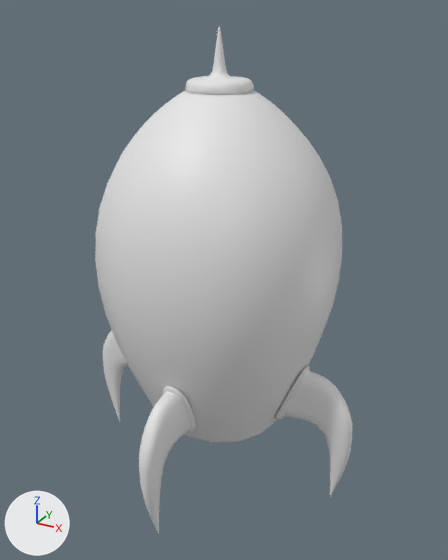
One commit to the Blender file BLENDER/Rocket.blend: the scene before it, then after it.
One viewpoint serves both versions: a camera (50 mm lens) standing at (3.19, -5.71, 2.64) and looking at (0.06, -0.02, -0.21). The lights are fixed; the arrows at lower left show +X, +Y and +Z.
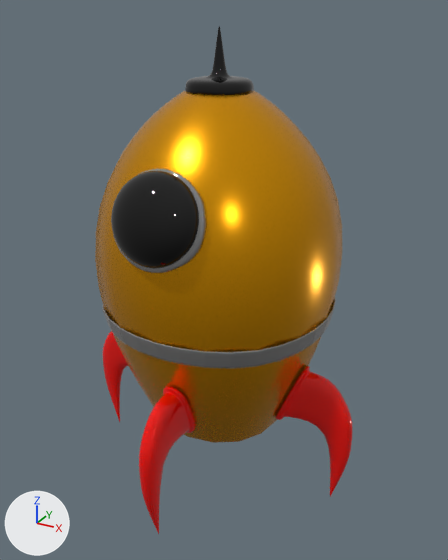
Commit message: done with shiny rocket :)

Where the change shows, as pixel boxes (x1, y1, x2, y2) in the pictures (448 x 560 px):
'Cube', recoloured, surface changed: (95, 91, 342, 443) in both
'Sphere', added (black): after (111, 171, 199, 269)
'Cube.004', recoloured (grey to red): (275, 366, 353, 496) in both
'Cube.002', recoloured (grey to red): (139, 386, 196, 534) in both
'Circle.001', added: after (102, 298, 336, 368)
'Cube.001', recoloured, surface changed (white to black): (185, 26, 254, 95) in both
'Cube.005', recoloured (grey to red): (103, 330, 128, 422) in both
'Circle', added: after (113, 169, 206, 273)

Edits to the bpy script that builds the scene:
```text
Change mat_material:
    mat_material.base_color: (0.8, 0.8, 0.8) -> (0.804, 0.348, 0.0)  # white #e7e7e7 -> orange #e89f00
    mat_material.roughness: 0.5 -> 0.255
    mat_material.metallic: 0.0 -> 0.8
Add mat_material_003:
    mat_material_003 = principled_material('Material.003')
    mat_material_003.base_color = (0.8, 0.000918, 0.0)  # red #e70300
    mat_material_003.roughness = 0.0
Add mat_material_001:
    mat_material_001 = principled_material('Material.001')
    mat_material_001.base_color = (0.0, 0.0, 0.0)  # black #000000
    mat_material_001.roughness = 0.0
Add mat_material_002:
    mat_material_002 = principled_material('Material.002')
    mat_material_002.base_color = (0.317, 0.317, 0.317)  # grey #999999
    mat_material_002.metallic = 0.591
    mat_material_002.roughness = 0.0
Change me_cube_001:
    where me_cube_001.from_pydata(...)  # 32 vertices, 30 faces; spans x -0.373..0.373, y -0.373..0.373, z 0.961..1.286
    remove me_cube_001.materials.append(mat_material)  # white #e7e7e7
    add me_cube_001.materials.append(mat_material_001)  # black #000000
Change me_cube_002:
    where me_cube_002.from_pydata(...)  # 50 vertices, 48 faces; spans x -0.54..0.94, y -1.37..0.62, z -2.97..0.6
    add me_cube_002.materials.append(mat_material_003)  # red #e70300
Change me_cube_004:
    where me_cube_004.from_pydata(...)  # 50 vertices, 48 faces; spans x -0.54..0.94, y -1.37..0.62, z -2.97..0.6
    add me_cube_004.materials.append(mat_material_003)  # red #e70300
Change me_cube_005:
    where me_cube_005.from_pydata(...)  # 50 vertices, 48 faces; spans x -0.45..1.02, y 3.97..5.95, z -2.97..0.6
    add me_cube_005.materials.append(mat_material_003)  # red #e70300
Add me_circle_001:
    me_circle_001.from_pydata(...)  # 2048 vertices, 2048 faces; spans x -0.99..0.99, y -0.99..0.99, z -0.11..0.04
    me_circle_001.polygons.foreach_set('use_smooth', [True] * 2048)
    me_circle_001.materials.append(mat_material_002)  # grey #999999
Add me_sphere:
    me_sphere.from_pydata(...)  # 482 vertices, 512 faces; spans x -1.0..1.0, y -1.0..1.0, z -1.0..1.0
    me_sphere.polygons.foreach_set('use_smooth', [True] * 512)
    me_sphere.materials.append(mat_material_001)  # black #000000
Add me_circle:
    me_circle.from_pydata(...)  # 320 vertices, 320 faces; spans x -0.93..0.93, y -1.01..0.77, z -0.21..0.02
    me_circle.polygons.foreach_set('use_smooth', [True] * 320)
    me_circle.materials.append(mat_material_002)  # grey #999999
Add ob_circle_001:
    ob_circle_001 = bpy.data.objects.new('Circle.001', me_circle_001)
    ob_circle_001.location = (0.0, 0.0, -0.46)
    ob_circle_001.scale = (1.32, 1.32, 1.32)
    _m = ob_circle_001.modifiers.new('Subdivision', 'SUBSURF')
    _m.levels = 3
Add ob_sphere:
    ob_sphere = bpy.data.objects.new('Sphere', me_sphere)
    ob_sphere.location = (0.01, -1.23, 0.85)
    ob_sphere.rotation_euler = (1.254, 0.0, 0.0)  # degrees (72, 0, 0)
    ob_sphere.scale = (0.458, 0.449, 0.286)
    _m = ob_sphere.modifiers.new('Subdivision', 'SUBSURF')
Add ob_circle:
    ob_circle = bpy.data.objects.new('Circle', me_circle)
    ob_circle.location = (0.0, -1.22, 0.91)
    ob_circle.rotation_euler = (1.254, 0.0, 0.0)  # degrees (72, 0, 0)
    ob_circle.scale = (0.546, 0.546, 0.546)
    _m = ob_circle.modifiers.new('Subdivision', 'SUBSURF')
```
